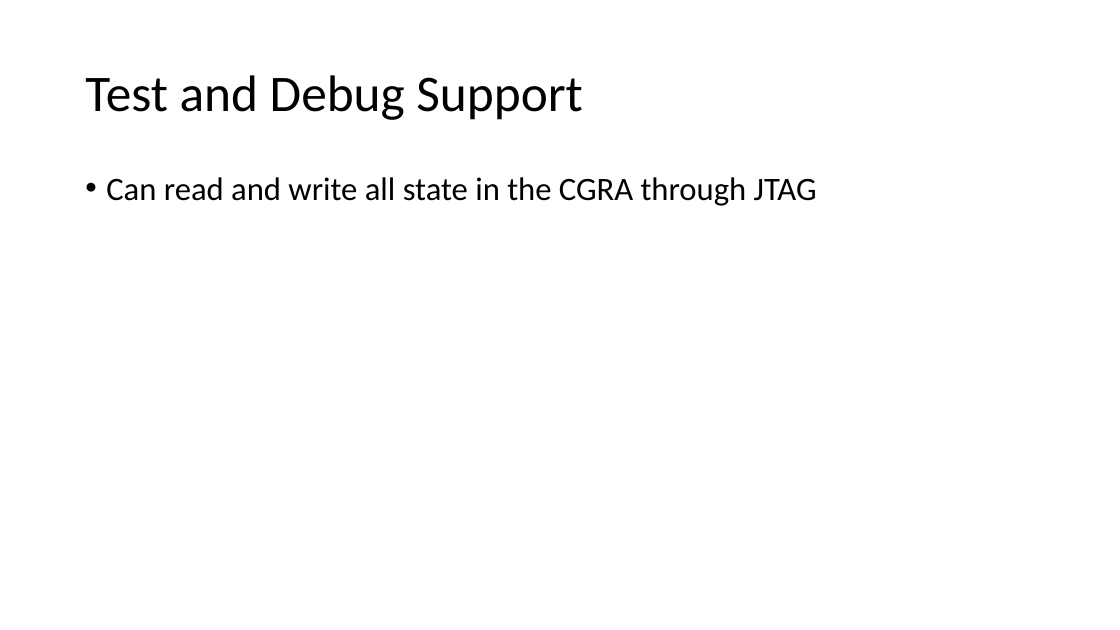
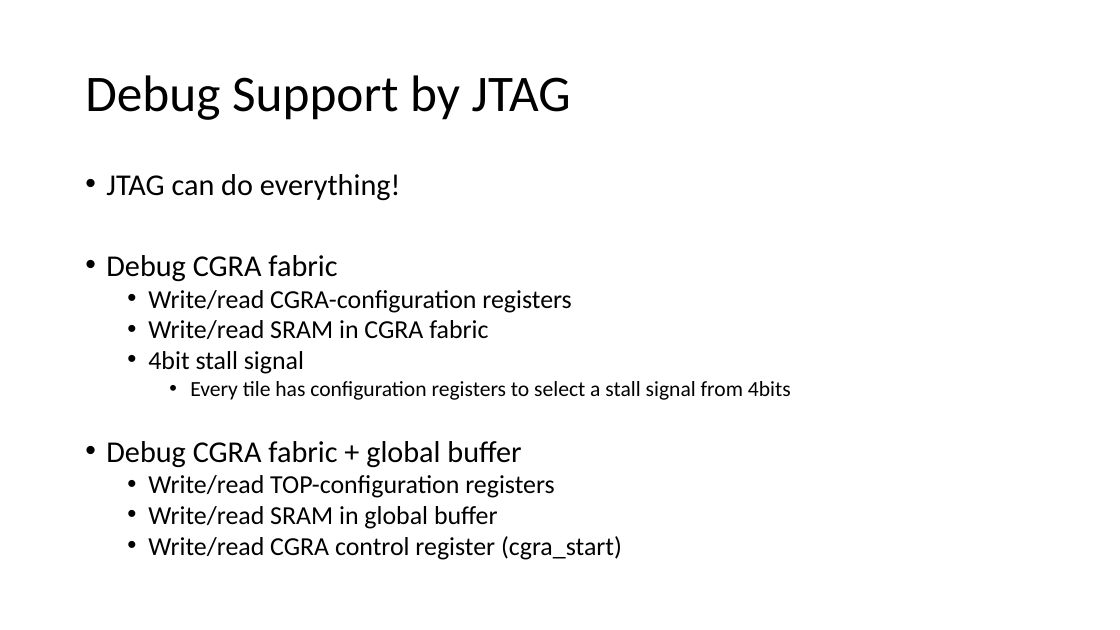
Before and after one commit to StanfordAHA/garnet, a slide deck: slide 29 of docs/garnet-block-diagrams.pptx (slide 27 before the commit). Drawn at 1120x630 pixels with LibreOffice and Linux fonts; fonts in the diff are those of the drawing. Boxes give left, top, right and bottom in pixels: in the first picture for what was removed or moved away, otherwise in the second. Text is boxed around its words. In the diff, an @@ line names an element or a change of style, - is before the commit and + after.

Commit message:
Update global controller ppt

```diff
--- a/docs/garnet-block-diagrams.pptx
+++ b/docs/garnet-block-diagrams.pptx
@@ title at [85,75,571,120]: text changed @@
-Test and Debug Support
+Debug Support by JTAG
@@ text at [106,174,791,560]: text changed; size 28 to 22.2 pt @@
-• Can read and write all state in the CGRA through JTAG
+• JTAG can do everything!
+• Debug CGRA fabric
+  • Write/read CGRA-configuration registers
+  • Write/read SRAM in CGRA fabric
+  • 4bit stall signal
+    • Every tile has configuration registers to select a stall signal from 4bits
+• Debug CGRA fabric + global buffer
+  • Write/read TOP-configuration registers
+  • Write/read SRAM in global buffer
+  • Write/read CGRA control register (cgra_start)
```
Also in this commit, not shown: 2 other slides changed, 2 slides added, 2 slides removed.
